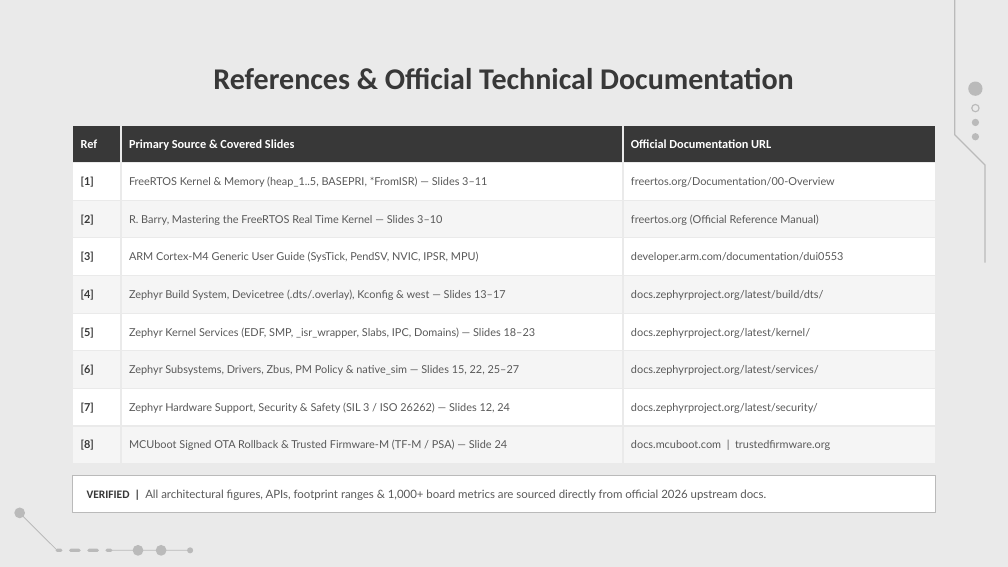
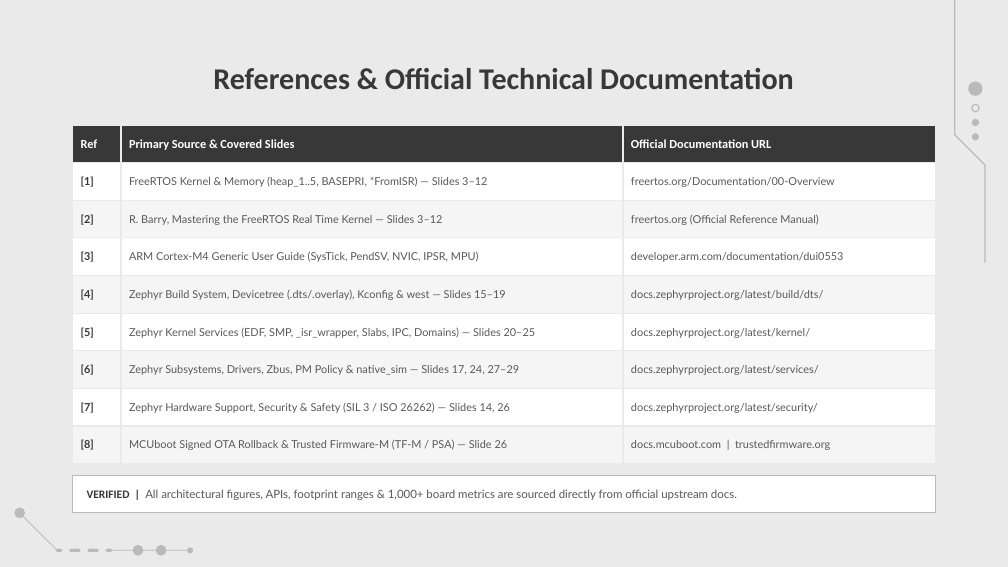
Before and after one commit to amrsaeedcse/zephyr-vs-freertos-presentation, a slide deck: slide 33 of Zephyr_RTOS_vs_FreeRTOS.pptx (slide 31 before the commit). Drawn at 1008x567 pixels with LibreOffice and Linux fonts; fonts in the diff are those of the drawing; background and template pictures are left out. Boxes give left, top, right and bottom in pixels: in the first picture for what was removed or moved away, otherwise in the second. Text is boxed around its words. In the diff, an @@ line names an element or a change of style, - is before the commit and + after.

```diff
--- a/Zephyr_RTOS_vs_FreeRTOS.pptx
+++ b/Zephyr_RTOS_vs_FreeRTOS.pptx
@@ table at [73, 125, 935, 464] @@
-row 2, column 2: FreeRTOS Kernel & Memory (heap_1..5, BASEPRI, *FromISR) — Slides 3–11
+row 2, column 2: FreeRTOS Kernel & Memory (heap_1..5, BASEPRI, *FromISR) — Slides 3–12
-row 3, column 2: R. Barry, Mastering the FreeRTOS Real Time Kernel — Slides 3–10
+row 3, column 2: R. Barry, Mastering the FreeRTOS Real Time Kernel — Slides 3–12
-row 5, column 2: Zephyr Build System, Devicetree (.dts/.overlay), Kconfig & west — Slides 13–17
+row 5, column 2: Zephyr Build System, Devicetree (.dts/.overlay), Kconfig & west — Slides 15–19
-row 6, column 2: Zephyr Kernel Services (EDF, SMP, _isr_wrapper, Slabs, IPC, Domains) — Slides 18–23
+row 6, column 2: Zephyr Kernel Services (EDF, SMP, _isr_wrapper, Slabs, IPC, Domains) — Slides 20–25
-row 7, column 2: Zephyr Subsystems, Drivers, Zbus, PM Policy & native_sim — Slides 15, 22, 25–27
+row 7, column 2: Zephyr Subsystems, Drivers, Zbus, PM Policy & native_sim — Slides 17, 24, 27–29
-row 8, column 2: Zephyr Hardware Support, Security & Safety (SIL 3 / ISO 26262) — Slides 12, 24
+row 8, column 2: Zephyr Hardware Support, Security & Safety (SIL 3 / ISO 26262) — Slides 14, 26
-row 9, column 2: MCUboot Signed OTA Rollback & Trusted Firmware-M (TF-M / PSA) — Slide 24
+row 9, column 2: MCUboot Signed OTA Rollback & Trusted Firmware-M (TF-M / PSA) — Slide 26
@@ text in rectangle at [87, 489, 737, 500]: text changed @@
-VERIFIED | All architectural figures, APIs, footprint ranges & 1,000+ board metrics are sourced directly from official 2026 upstream docs.
+VERIFIED | All architectural figures, APIs, footprint ranges & 1,000+ board metrics are sourced directly from official upstream docs.
```
Also in this commit, not shown: 10 other slides changed, 8 slides added, 6 slides removed, 2 other files.
